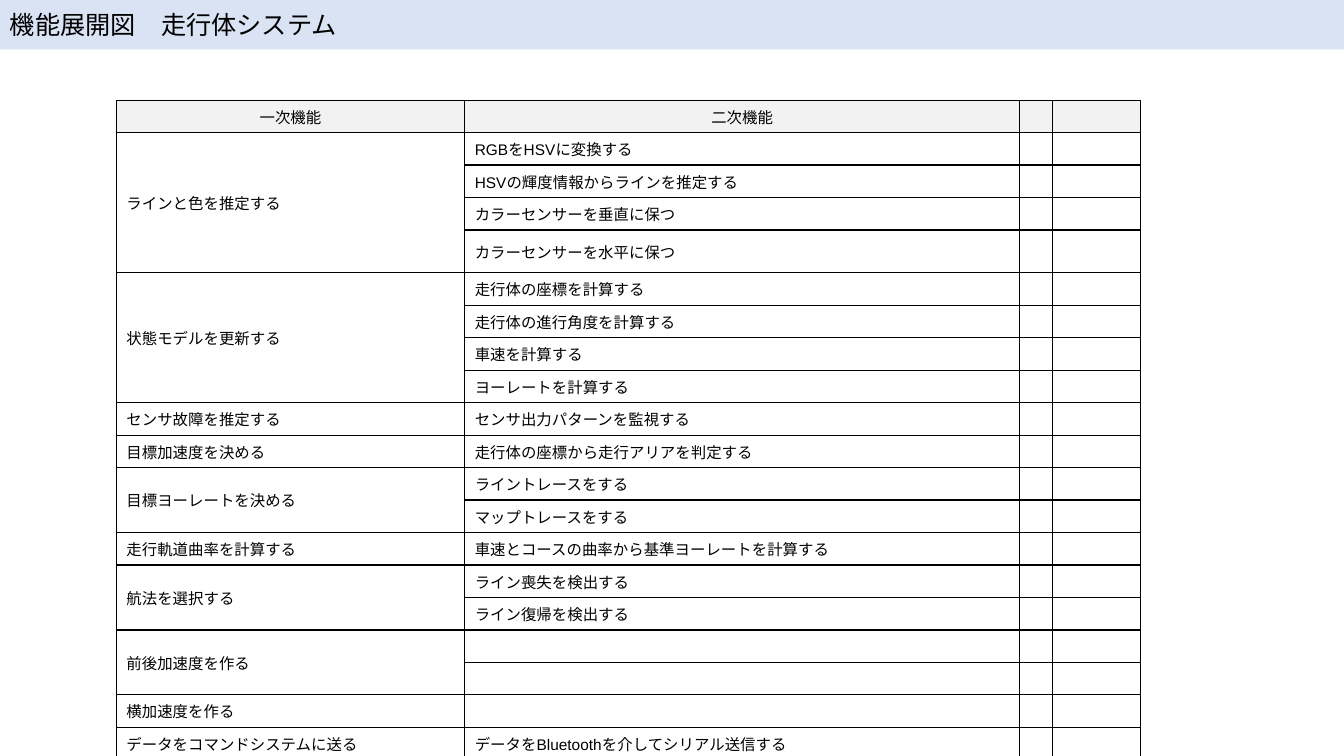
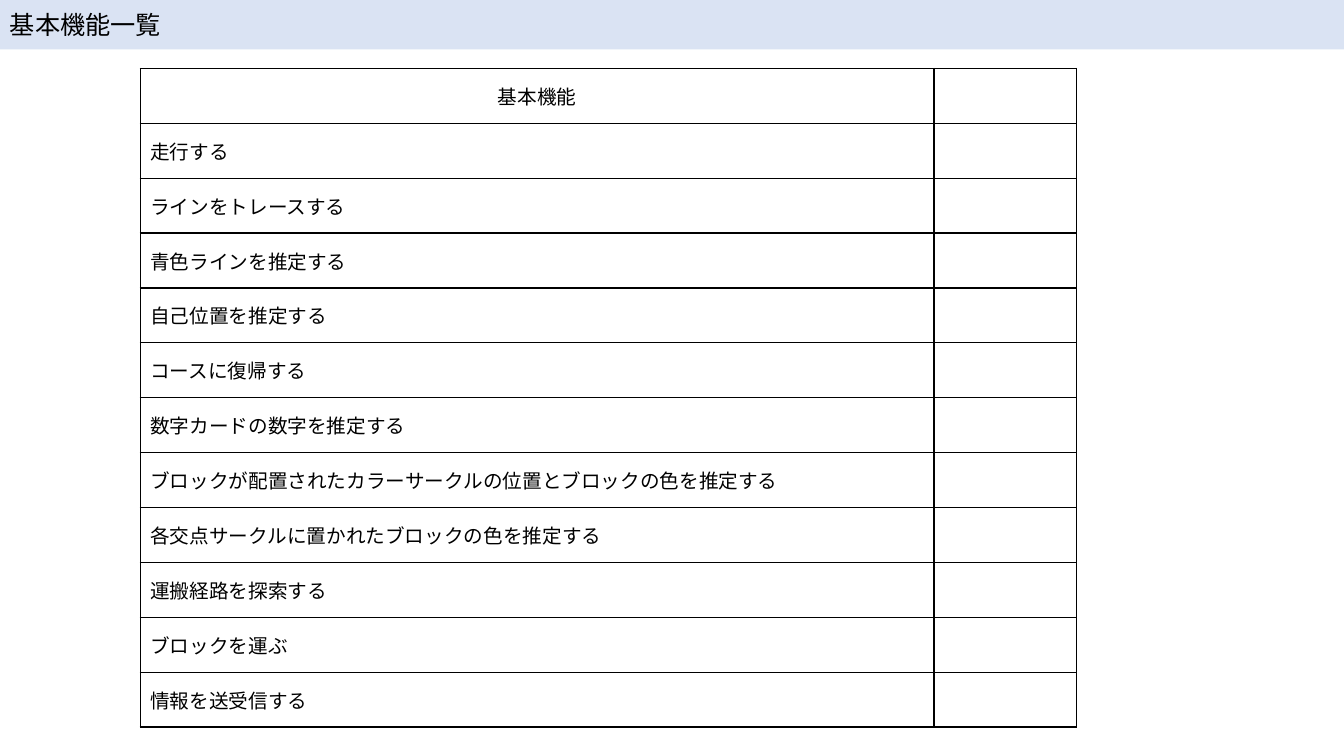
Before and after one commit to McRobo2019/ET_Robo_2019, a slide deck: slide 7 of Documents/hirojiren_設計ノート.pptx. Drawn at 1344x756 pixels with LibreOffice and Linux fonts; fonts in the diff are those of the drawing. Boxes give left, top, right and bottom in pixels: in the first picture for what was removed or moved away, otherwise in the second. Text is boxed around its words. In the diff, an @@ line names an element or a change of style, - is before the commit and + after.

Commit message:
KP-135 機能の洗い出し

```diff
--- a/Documents/hirojiren_設計ノート.pptx
+++ b/Documents/hirojiren_設計ノート.pptx
@@ text in rectangle at [10,12,161,36]: text changed @@
-機能展開図 走行体システム
+基本機能一覧
@@ table added at [140,69,1077,728], 12 rows, 2 columns @@
+基本機能 | 
+走行する | 
+ラインをトレースする | 
+青色ラインを推定する | 
+自己位置を推定する | 
+コースに復帰する | 
+数字カードの数字を推定する | 
+ブロックが配置されたカラーサークルの位置とブロックの色を推定する | 
+各交点サークルに置かれたブロックの色を推定する | 
+運搬経路を探索する | 
+ブロックを運ぶ | 
+情報を送受信する | 
@@ table removed at [116,100,1140,756], 21 rows, 4 columns @@
-一次機能 | 二次機能 |  | 
-ラインと色を推定する | RGBをHSVに変換する |  | 
- | HSVの輝度情報からラインを推定する |  | 
- | カラーセンサーを垂直に保つ |  | 
- | カラーセンサーを水平に保つ |  | 
-状態モデルを更新する | 走行体の座標を計算する |  | 
- | 走行体の進行角度を計算する |  | 
- | 車速を計算する |  | 
- | ヨーレートを計算する |  | 
-センサ故障を推定する | センサ出力パターンを監視する |  | 
-目標加速度を決める | 走行体の座標から走行アリアを判定する |  | 
-目標ヨーレートを決める | ライントレースをする |  | 
- | マップトレースをする |  | 
-走行軌道曲率を計算する | 車速とコースの曲率から基準ヨーレートを計算する |  | 
-航法を選択する | ライン喪失を検出する |  | 
- | ライン復帰を検出する |  | 
-前後加速度を作る |  |  | 
- |  |  | 
-横加速度を作る |  |  | 
-データをコマンドシステムに送る | データをBluetoothを介してシリアル送信する |  | 
-データをコマンドシステムから受ける | データをBluetoothを介してシリアル受信する |  | 
```
Also in this commit, not shown: 2 other slides changed, 3 slides added.
